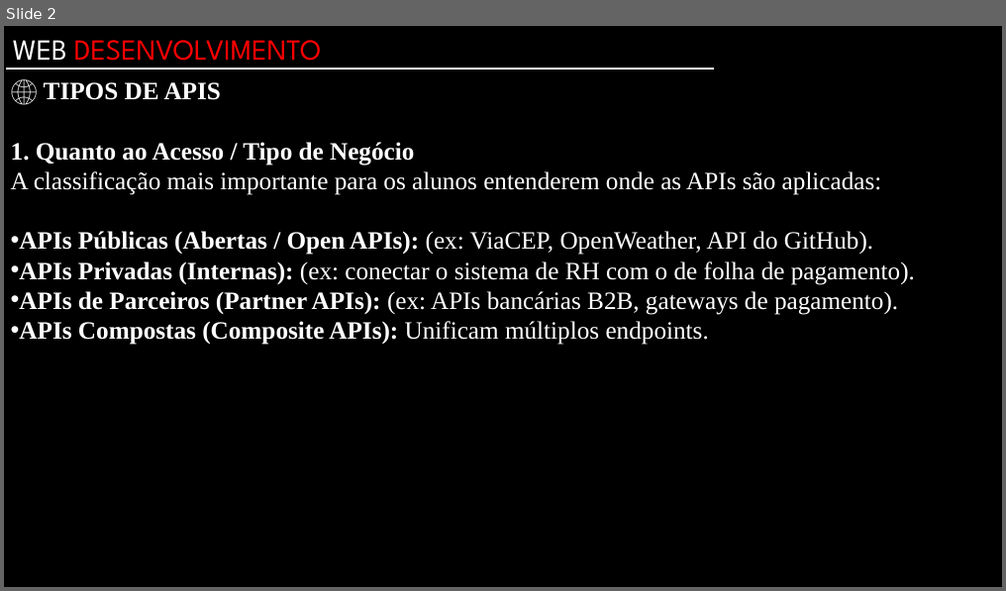
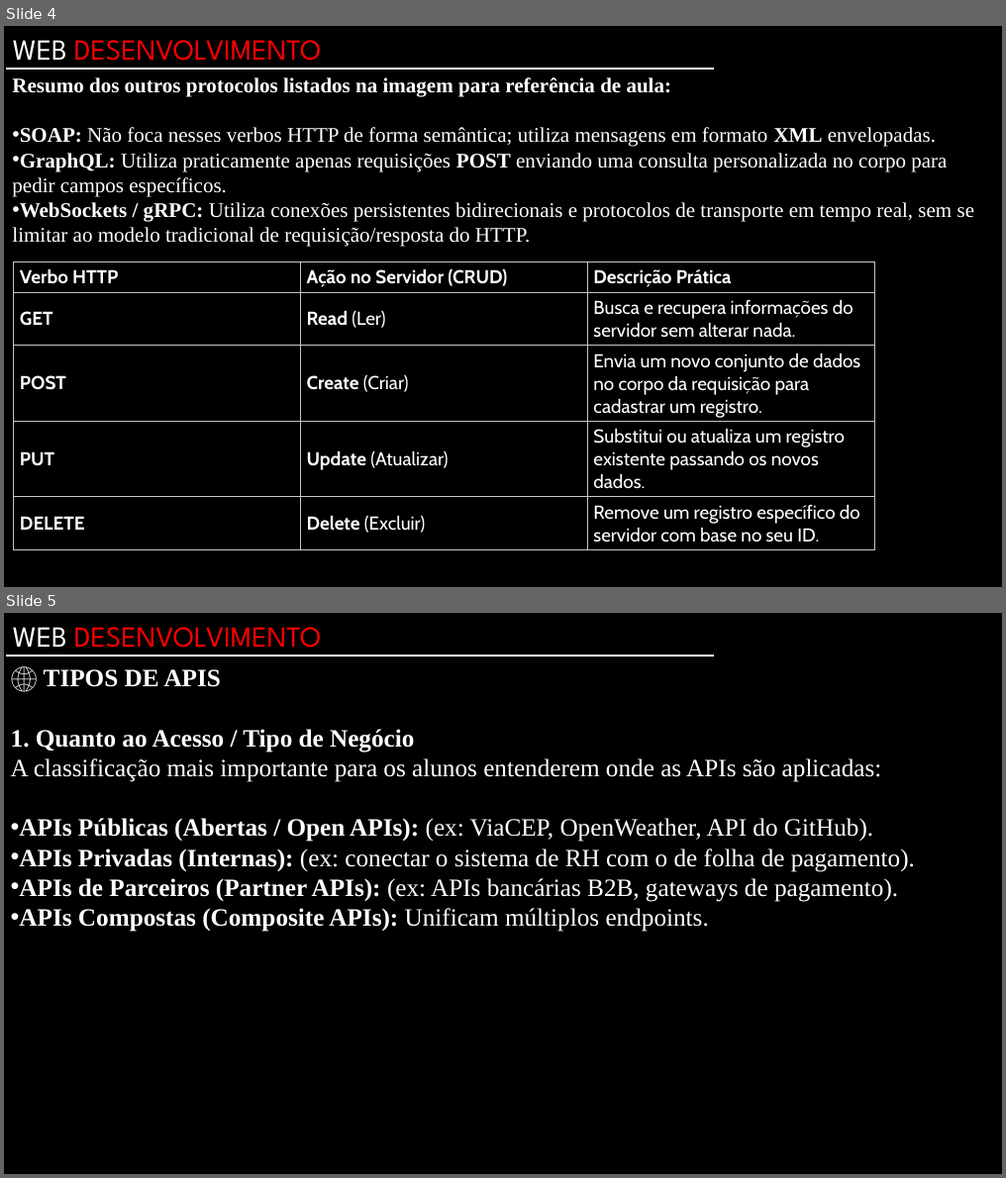
Before and after one commit to antoniocruzfiap-spec/1ESSRA, a slide deck: 10092026/Apresentação principal.pptx. Shown one above the other, each under a label of ours: slide 2 before the commit, slides 4 and 5 after it. The pictures are 1006x591 and 1006x1178 pixels, drawn with LibreOffice and Linux fonts; fonts in the diff are those of the drawing; background and template pictures are left out. Boxes give left, top, right and bottom in pixels: in the first picture for what was removed or moved away, otherwise in the second. Text is boxed around its words. In the diff, an @@ line names an element or a change of style, - is before the commit and + after.

Commit message:
feat: aula 10092026 - dashboard de usuarios com bootstrap e api

```diff
--- a/10092026/Apresentação principal.pptx
+++ b/10092026/Apresentação principal.pptx
@@ slide 4 added at [4,26,1002,587], background #000000; not listed: 2 template elements that a slide beside it also shows @@
@@ text added at [12,77,975,247], 20 pt, text #FFFFFF @@
+Resumo dos outros protocolos listados na imagem para referência de aula:
+• SOAP: Não foca nesses verbos HTTP de forma semântica; utiliza mensagens em formato XML envelopadas.
+• GraphQL: Utiliza praticamente apenas requisições POST enviando uma consulta personalizada no corpo para pedir campos específicos.
+• WebSockets / gRPC: Utiliza conexões persistentes bidirecionais e protocolos de transporte em tempo real, sem se limitar ao modelo tradicional de requisição/resposta do HTTP.
@@ table added at [14,262,874,546], 5 rows, 3 columns @@
+Verbo HTTP | Ação no Servidor (CRUD) | Descrição Prática
+GET | Read (Ler) | Busca e recupera informações do servidor sem alterar nada.
+POST | Create (Criar) | Envia um novo conjunto de dados no corpo da requisição para cadastrar um registro.
+PUT | Update (Atualizar) | Substitui ou atualiza um registro existente passando os novos dados.
+DELETE | Delete (Excluir) | Remove um registro específico do servidor com base no seu ID.
@@ what was slide 2 is now slide 5 @@
```
Also in this commit, not shown: 2 other slides added, 1 other file.
